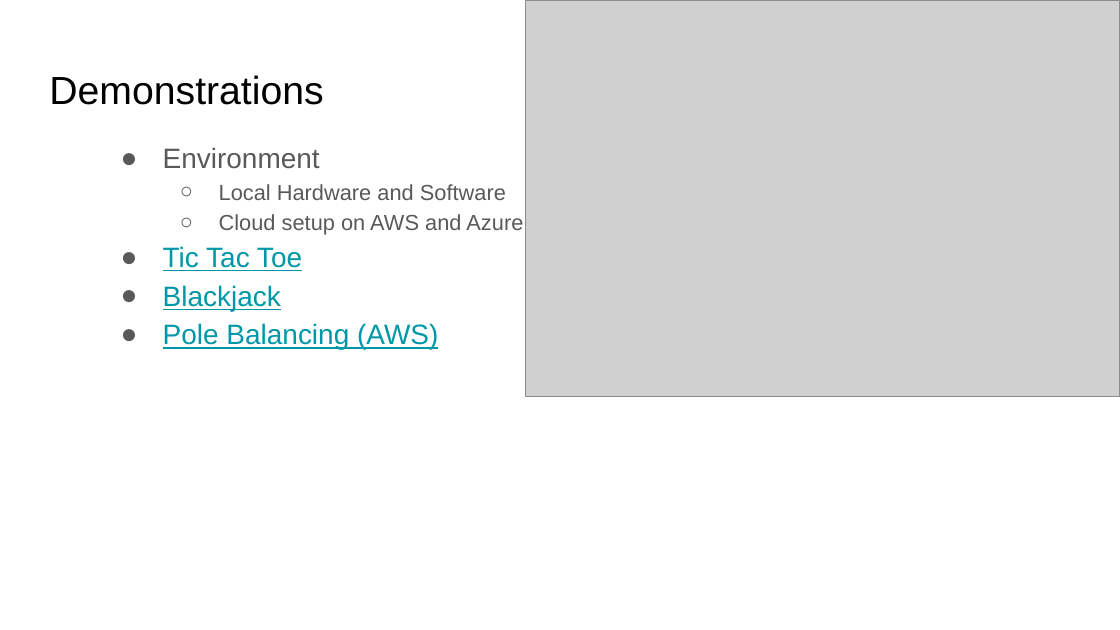
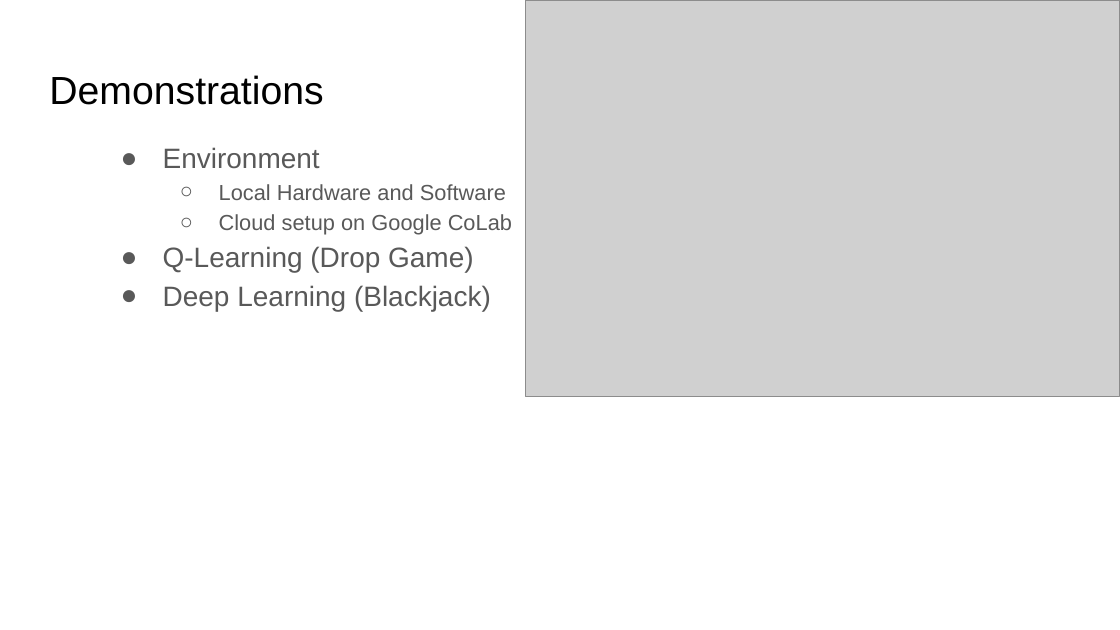
Before and after one commit to JWHPortfolio/RLTalk, a slide deck: slide 12 of Reinforcement Learning2.pptx (slide 11 before the commit). Drawn at 1120x630 pixels with LibreOffice and Linux fonts; fonts in the diff are those of the drawing; grey boxes stand for pictures. Boxes give left, top, right and bottom in pixels: in the first picture for what was removed or moved away, otherwise in the second. Text is boxed around its words. In the diff, an @@ line names an element or a change of style, - is before the commit and + after.

```diff
--- a/Reinforcement Learning2.pptx
+++ b/Reinforcement Learning2.pptx
@@ text at (163, 214, 512, 311): text changed; text colour #0097A7 to #595959 @@
-  ○ Cloud setup on AWS and Azure
-● Tic Tac Toe
-● Blackjack
-● Pole Balancing (AWS)
+  ○ Cloud setup on Google CoLab
+● Q-Learning (Drop Game)
+● Deep Learning (Blackjack)
```
Also in this commit, not shown: 1 other slide changed, 2 slides added, 1 slide removed, 9 other files.
